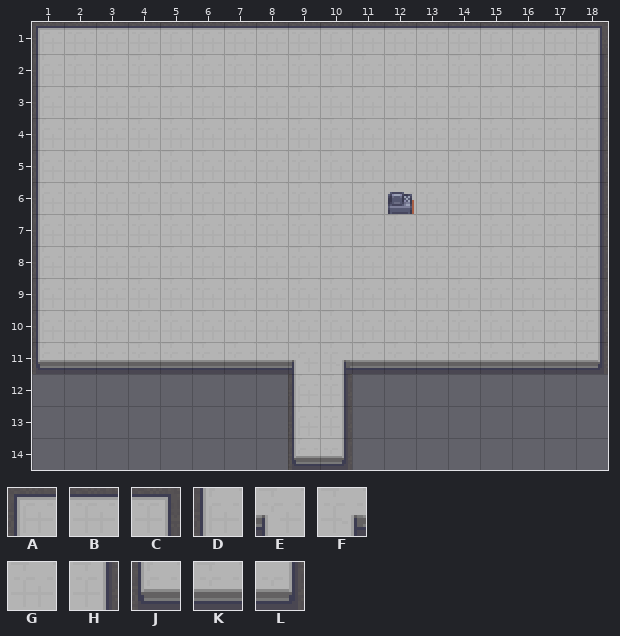
A Tiled map gets an edit: assets/Map/maps/LoreWorld/KaiyuanTown/DarkXue.tmx. Above is the file before it was changed.
Cells are 16x16 px. Shown: x 1..18, y 1..14.
Key: from "农场自动地形Godot": A 968, B 970, C 971, D 980, E 989, F 990, G 993, H 995, J 1004, K 1005, L 1007.
_ is an empty cell.
Layers that did not change in this view are not listed.
Layer "Road" before, first column x 1:
 1 ABBBBBBBBBBBBBBBBC
 2 DGGGGGGGGGGGGGGGGH
 3 DGGGGGGGGGGGGGGGGH
 4 DGGGGGGGGGGGGGGGGH
 5 DGGGGGGGGGGGGGGGGH
 6 DGGGGG_GGGG_GGGGGH
 7 DGGGGGGGGGGGGGGGGH
 8 DGGGGGGGGGGGGGGGGH
 9 DGGGGGGGGGGGGGGGGH
10 DGGGGGGGGGGGGGGGGH
11 JKKKKKKKEFKKKKKKKL
12 ________DH________
13 ________DH________
14 ________JL________
Now the later version:
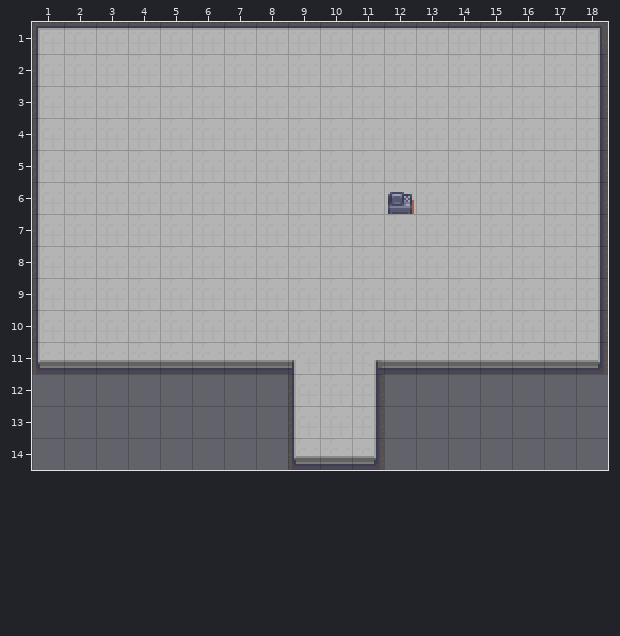
Diff:
Layer "Road":
y 11: x 10..11 FK -> GF
y 12..13: x 10..11 H_ -> GH
y 14: x 10..11 L_ -> KL
Pixel boxes of the changes (left, top, right, bottom) in both pictures:
changed: (342, 360, 384, 470)
